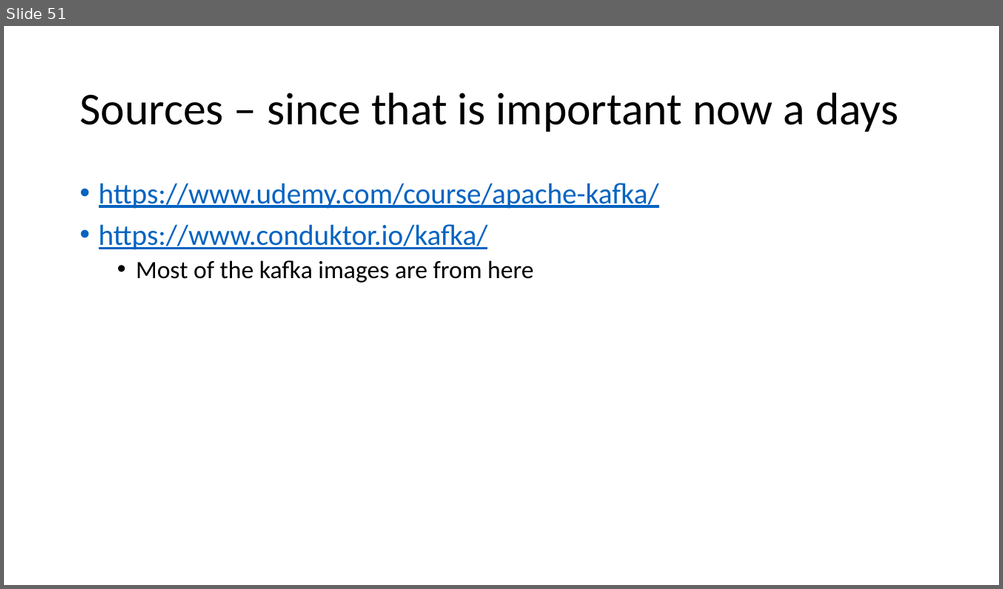
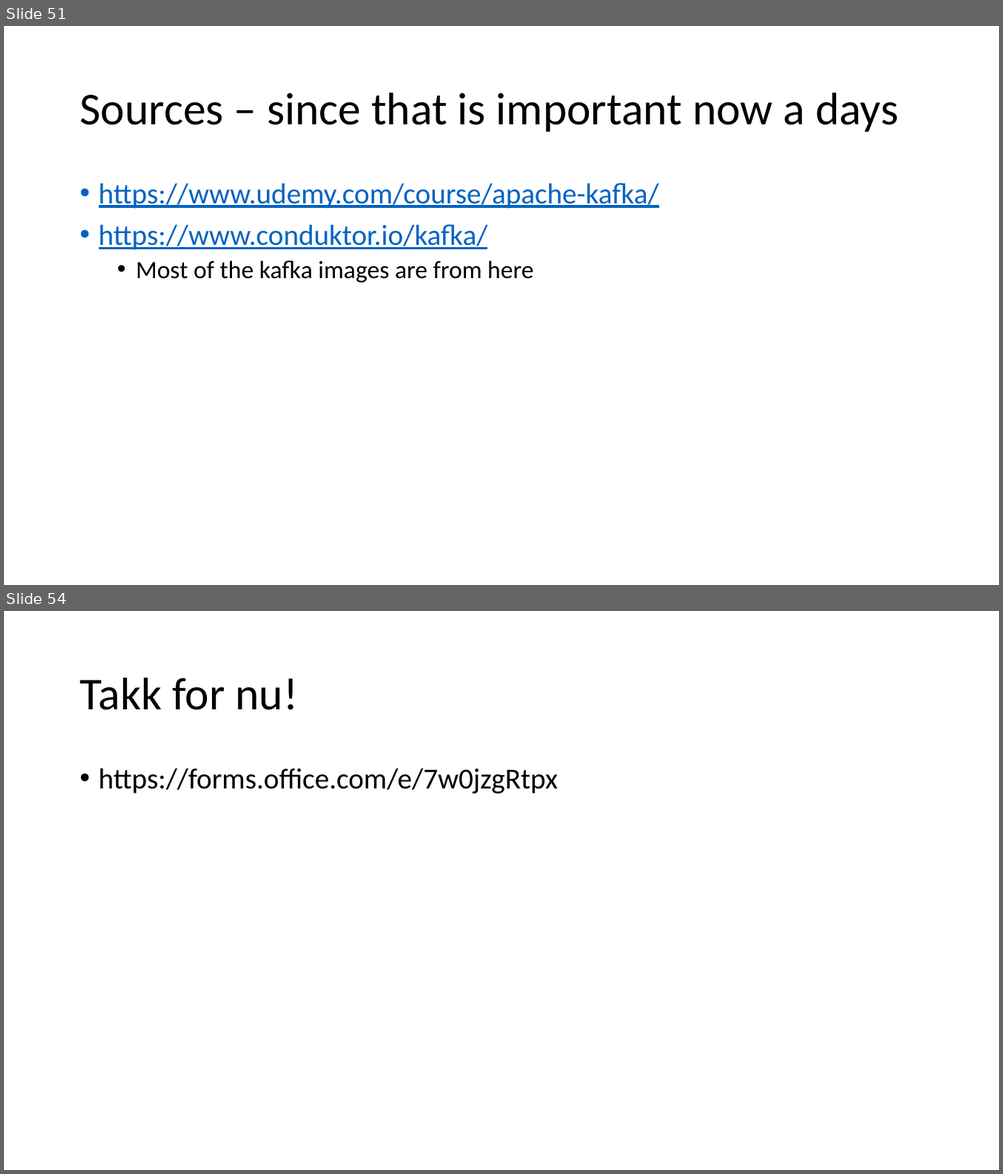
Before and after one commit to fortedigital/cg-kafka, a slide deck: workshop1/Kafka - 101.pptx. Shown one above the other, each under a label of ours: slide 51 before the commit, slides 51 and 54 after it; the slides between them are not shown. The pictures are 1003x589 and 1003x1174 pixels, drawn with LibreOffice and Linux fonts; fonts in the diff are those of the drawing. Boxes give left, top, right and bottom in pixels: in the first picture for what was removed or moved away, otherwise in the second. Text is boxed around its words. In the diff, an @@ line names an element or a change of style, - is before the commit and + after.

```diff
--- a/workshop1/Kafka - 101.pptx
+++ b/workshop1/Kafka - 101.pptx
@@ slide 54 added at box(4, 611, 999, 1170), background #FFFFFF @@
@@ title added at box(79, 678, 298, 710), 44 pt, text #000000 @@
+Takk for nu!
@@ text added at box(99, 768, 558, 794), 28 pt, text #000000 @@
+• https://forms.office.com/e/7w0jzgRtpx
```
Also in this commit, not shown: 3 slides changed, 1 other file.
